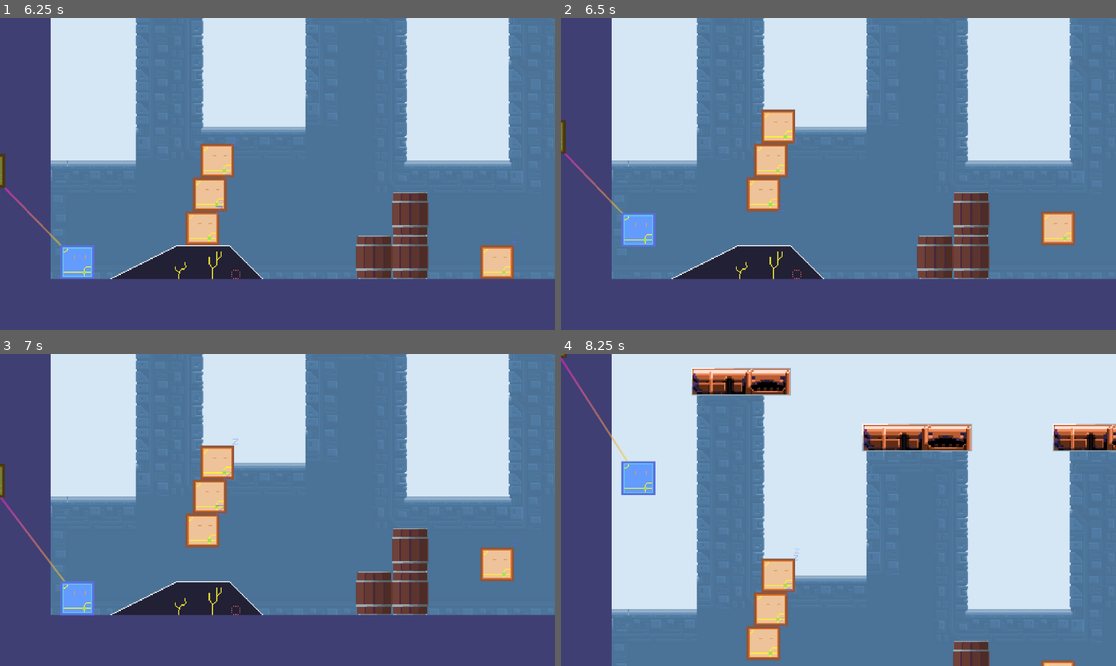
Above: before the commit, frames 1-4 (two rows, left to right).
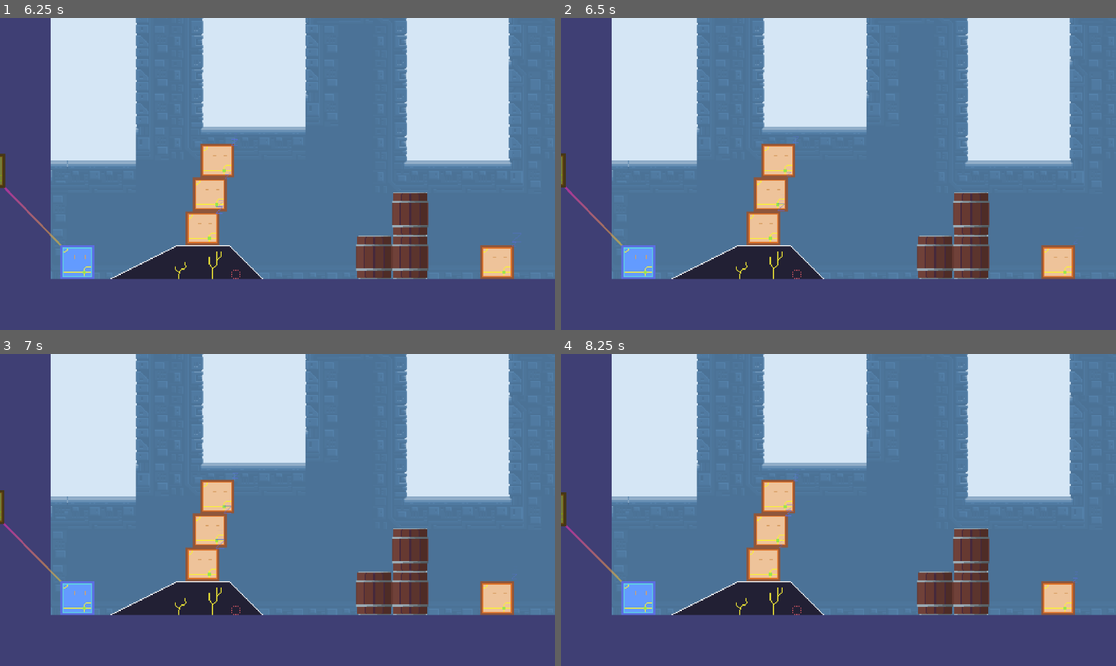
Above: after the commit, the same moments.

Repository: jeffrey-22/cissa-game-jam
Game: Godot game, scene res://scene/level/starting_screen.tscn
The game is run twice, just before and just after one commit, with the same random seed, the same clock (stepped at 60 frames per second) and the same inputs.
Inputs (mouse positions are in pixels of both pictures, inside the frame that each line leads up to):
- Up to frame 1 (6.25 s): click (277, 180) at 0.5 s; drag from (77, 261) to (27, 186) at 1.27 s; tap Enter at 2 s; drag from (16, 180) to (77, 261) at 2.02 s; move the mouse to (216, 161) at 2.77 s; click (216, 161) at 2.92 s; drag from (499, 261) to (22, 205) at 3.52 s; drag from (199, 227) to (499, 261) at 4.27 s; drag from (210, 195) to (77, 227) at 5.02 s; tap Space at 5.75 s; move the mouse to (305, 174) at 5.77 s; click (305, 174) at 5.92 s
- Up to frame 2 (6.5 s): tap 1 (debug_1) at 6.4 s
- Up to frame 3 (7 s): drag from (194, 432) to (77, 531) at 6.52 s
- Up to frame 4 (8.25 s): move the mouse to (960, 494) at 7.27 s; click (960, 494) at 7.42 s; tap 2 (debug_2) at 7.9 s; drag from (727, 525) to (777, 463) at 8.02 s

Frame 1 is identical in both runs. In frame 2, 5.2% of the frame differs, in the area x 0-93%, y 29-84%; in frame 3, 4.0%; in frame 4, 51%, in the area x 0-100%, y 0-100%.

Commit message:
removed cheat code

Diff:
--- a/scene/player/player.gd
+++ b/scene/player/player.gd
@@ -398,33 +398,33 @@
 				count += 1
 	return count
 
-func _process(_delta: float) -> void:
-	if Input.is_action_just_pressed("debug_1"):
-		var all_children_node = get_children(false)
-		for child_node in all_children_node:
-			if child_node is PlayerTile:
-				child_node.global_transform.origin.y -= 32
-	if Input.is_action_just_pressed("debug_2"):
-		var all_children_node = get_children(false)
-		for child_node in all_children_node:
-			if child_node is PlayerTile:
-				if child_node.current_drag_state != PlayerTile.DragState.UNCOLLECTED:
-					child_node.global_transform.origin.y -= 256
-	if Input.is_action_just_pressed("debug_3"):
-		var all_children_node = get_children(false)
-		for child_node in all_children_node:
-			if child_node is PlayerTile:
-				if child_node.current_drag_state == PlayerTile.DragState.UNCOLLECTED:
-					child_node.change_drag_state(PlayerTile.DragState.AFLOAT)
-	if Input.is_action_just_pressed("debug_4"):
-		var all_children_node = get_children(false)
-		for child_node in all_children_node:
-			if child_node is PlayerTile:
-				if child_node.current_drag_state != PlayerTile.DragState.UNCOLLECTED:
-					child_node.global_transform.origin.x -= 64
-	if Input.is_action_just_pressed("debug_5"):
-		var all_children_node = get_children(false)
-		for child_node in all_children_node:
-			if child_node is PlayerTile:
-				if child_node.current_drag_state != PlayerTile.DragState.UNCOLLECTED:
-					child_node.global_transform.origin.x += 64
+#func _process(_delta: float) -> void:
+	#if Input.is_action_just_pressed("debug_1"):
+		#var all_children_node = get_children(false)
+		#for child_node in all_children_node:
+			#if child_node is PlayerTile:
+				#child_node.global_transform.origin.y -= 32
+	#if Input.is_action_just_pressed("debug_2"):
+		#var all_children_node = get_children(false)
+		#for child_node in all_children_node:
+			#if child_node is PlayerTile:
+				#if child_node.current_drag_state != PlayerTile.DragState.UNCOLLECTED:
+					#child_node.global_transform.origin.y -= 256
+	#if Input.is_action_just_pressed("debug_3"):
+		#var all_children_node = get_children(false)
+		#for child_node in all_children_node:
+			#if child_node is PlayerTile:
+				#if child_node.current_drag_state == PlayerTile.DragState.UNCOLLECTED:
+					#child_node.change_drag_state(PlayerTile.DragState.AFLOAT)
+	#if Input.is_action_just_pressed("debug_4"):
+		#var all_children_node = get_children(false)
+		#for child_node in all_children_node:
+			#if child_node is PlayerTile:
+				#if child_node.current_drag_state != PlayerTile.DragState.UNCOLLECTED:
+					#child_node.global_transform.origin.x -= 64
+	#if Input.is_action_just_pressed("debug_5"):
+		#var all_children_node = get_children(false)
+		#for child_node in all_children_node:
+			#if child_node is PlayerTile:
+				#if child_node.current_drag_state != PlayerTile.DragState.UNCOLLECTED:
+					#child_node.global_transform.origin.x += 64
